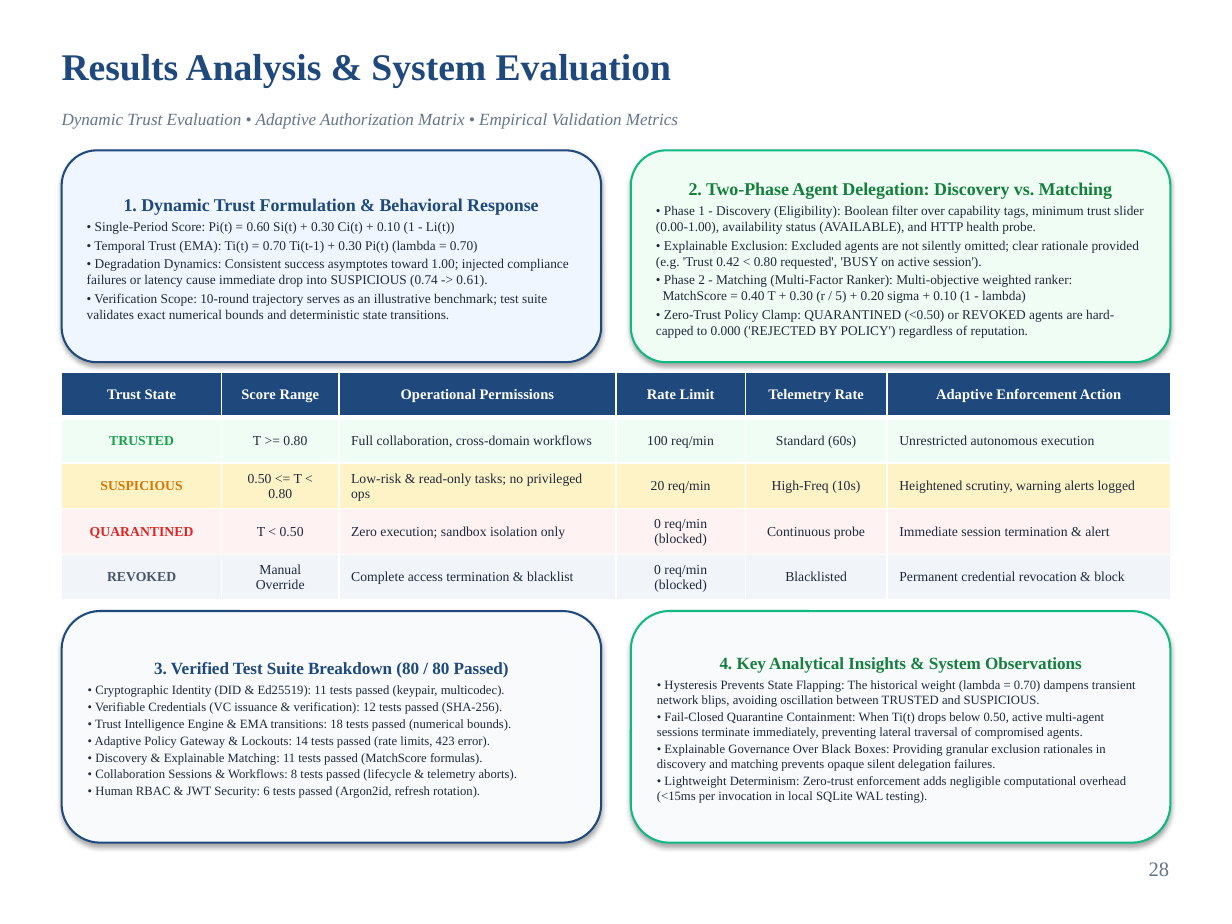
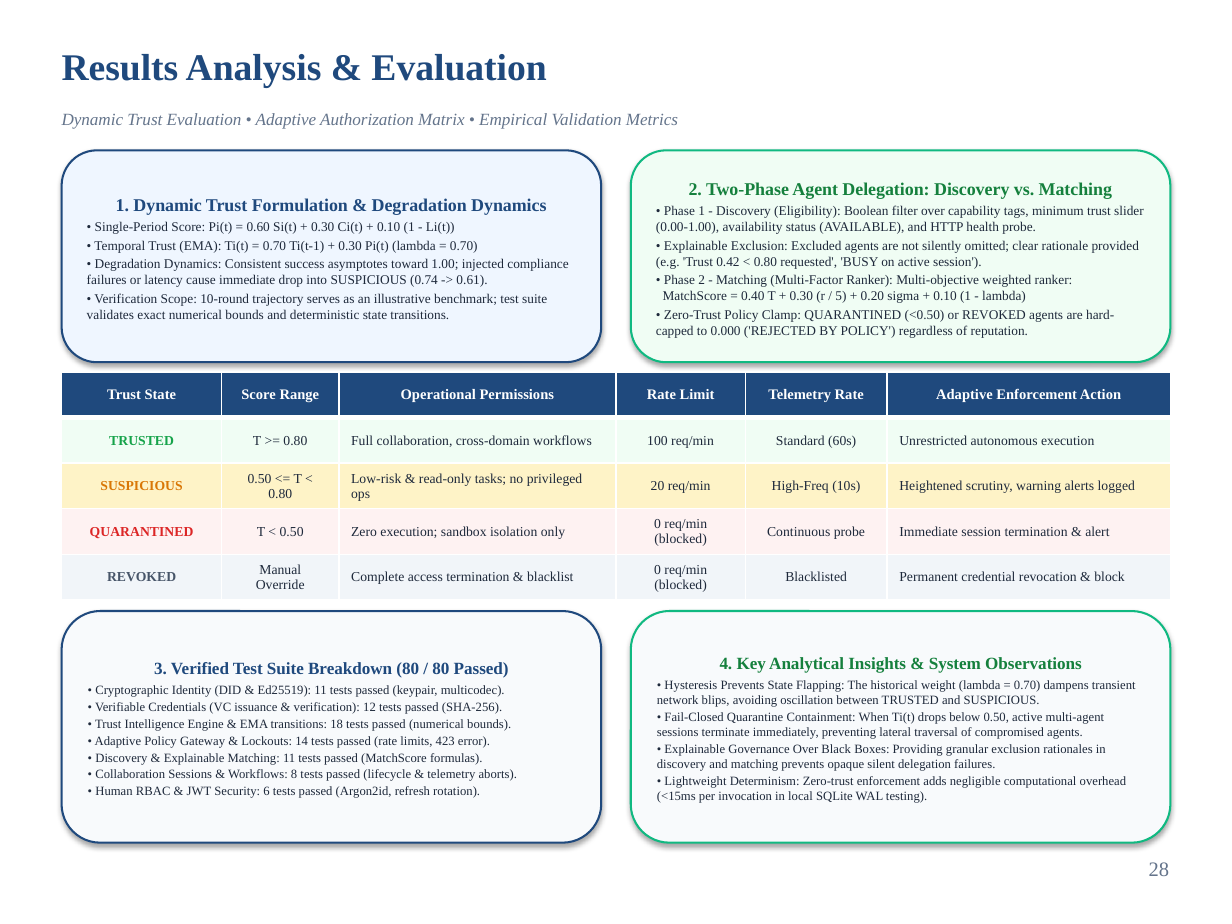
Before and after one commit to Manishpatil0608/trustchain-ai, a slide deck: slide 28 of TrustChain_AI_Phase_III_Final_Enhanced.pptx. Drawn at 1232x924 pixels with LibreOffice and Linux fonts; fonts in the diff are those of the drawing; background and template pictures are left out. Boxes give left, top, right and bottom in pixels: in the first picture for what was removed or moved away, otherwise in the second. Text is boxed around its words. In the diff, an @@ line names an element or a change of style, - is before the commit and + after.

```diff
--- a/TrustChain_AI_Phase_III_Final_Enhanced.pptx
+++ b/TrustChain_AI_Phase_III_Final_Enhanced.pptx
@@ text at [62,54,546,88]: text changed @@
-Results Analysis & System Evaluation
+Results Analysis & Evaluation
@@ text in rounded rectangle at [116,198,546,215]: text changed @@
-1. Dynamic Trust Formulation & Behavioral Response
+1. Dynamic Trust Formulation & Degradation Dynamics
```
Also in this commit, not shown: 6 other slides changed, 2 other files.
